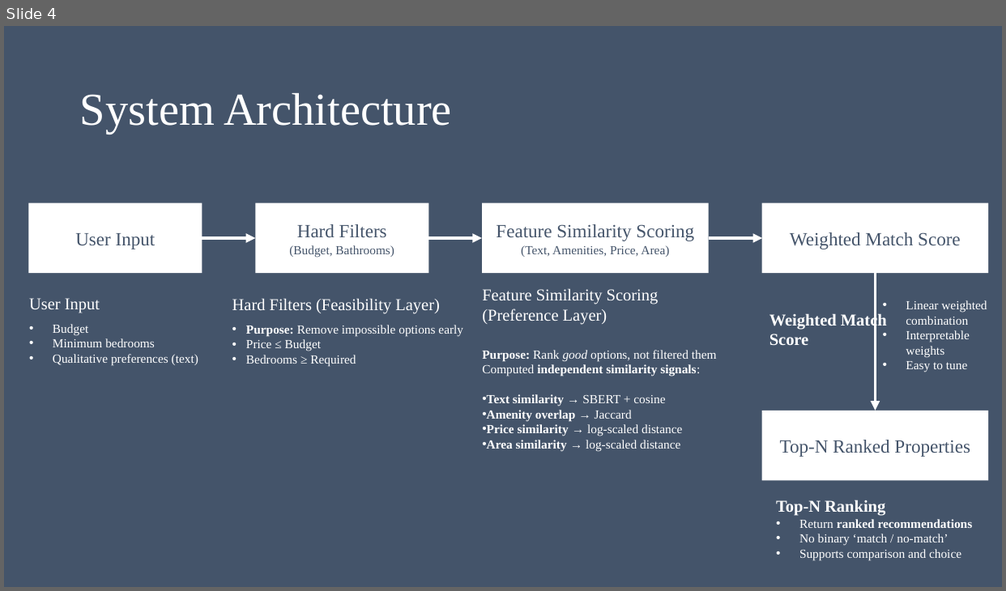
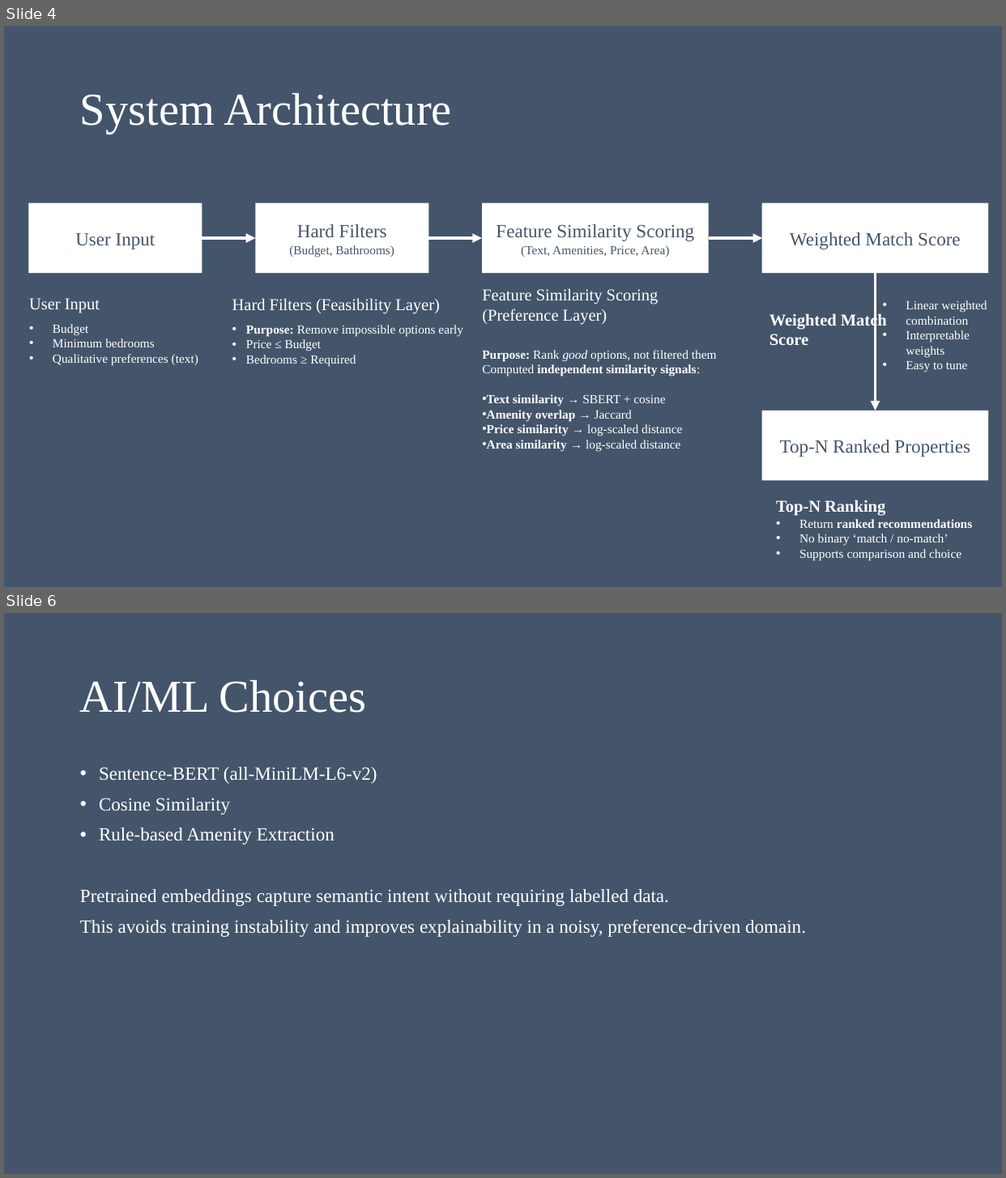
Before and after one commit to lakshya-vipassana/Property-Recommendation-System, a slide deck: Presentation1.pptx. Shown one above the other, each under a label of ours: slide 4 before the commit, slides 4 and 6 after it; the slides between them are not shown. The pictures are 1006x591 and 1006x1178 pixels, drawn with LibreOffice and Linux fonts; fonts in the diff are those of the drawing. Boxes give left, top, right and bottom in pixels: in the first picture for what was removed or moved away, otherwise in the second. Text is boxed around its words. In the diff, an @@ line names an element or a change of style, - is before the commit and + after.

```diff
--- a/Presentation1.pptx
+++ b/Presentation1.pptx
@@ slide 6 added at <box>4,613,1002,1174</box>, background #44546A @@
@@ title added at <box>80,680,367,713</box>, 44 pt, text #FFFFFF @@
+AI/ML Choices
@@ text added at <box>80,767,806,937</box>, 18 pt, text #FFFFFF @@
+• Sentence-BERT (all-MiniLM-L6-v2)
+• Cosine Similarity
+• Rule-based Amenity Extraction
+Pretrained embeddings capture semantic intent without requiring labelled data.
+This avoids training instability and improves explainability in a noisy, preference-driven domain.
```
Also in this commit, not shown: 4 other slides added, 6 other files.
